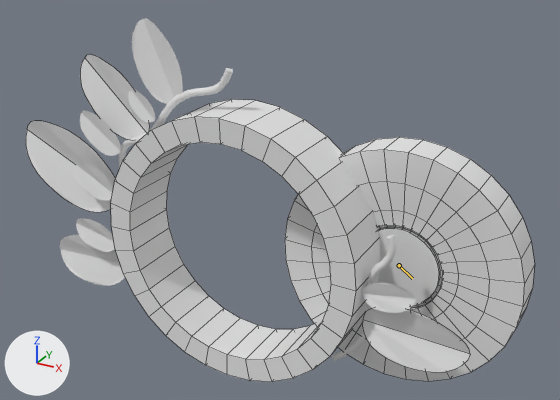
The Blender file Assets/Blender/Lemon/lemon-door.blend as it was, and as the next commit left it.
Rendered twice from a 50 mm camera at (21.5, -33.8, 25.9) aimed at (1.6, 2.4, 7.8). Arrows for +X, +Y and +Z are at lower left; the lights stay in place. The older version comes first. Both versions are drawn at frame 35 of the action 'Opening'; the numbers are the values there. The bones that bend it are drawn over the model as lines. Mesh edges are drawn as thin lines on the coarser meshes.
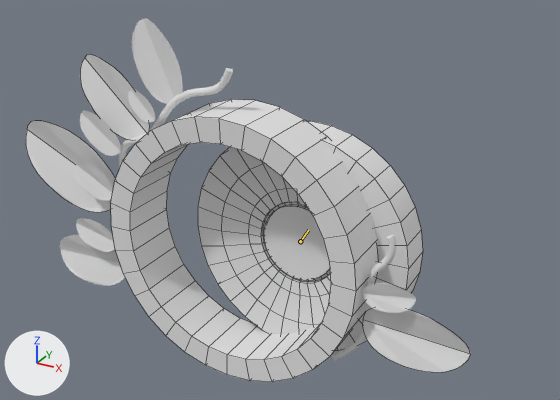
Where the change shows, as pixel boxes [x1, y1, x2, y2] in the pictures (560 x 400 px):
'LemonDoorInner', posed (10% narrower, 6% shorter)
    before: [285, 137, 535, 381]
    after: [198, 121, 423, 350]
bone 'Bone', root to tip
    before: (399, 265) to (412, 278)
    after: (300, 241) to (308, 230)

Diff of the bpy script that builds the scene:
```diff
--- a/Assets/Blender/Lemon/lemon-door.blend.py
+++ b/Assets/Blender/Lemon/lemon-door.blend.py
@@ bone_bone @@
 bone_bone = bpy.data.objects['LemonDoorArmature'].pose.bones['Bone']
-bone_bone.location = (9.09, 0.0, -2.384)
-bone_bone.rotation_quaternion = (0.338, 0.0, 0.0, -0.662)  # degrees (0, 0, -126)
+bone_bone.location = (2.971, 0.0, -2.384)
+bone_bone.rotation_quaternion = (0.782, 0.0, 0.0, -0.218)  # degrees (0, 0, -31)
```
